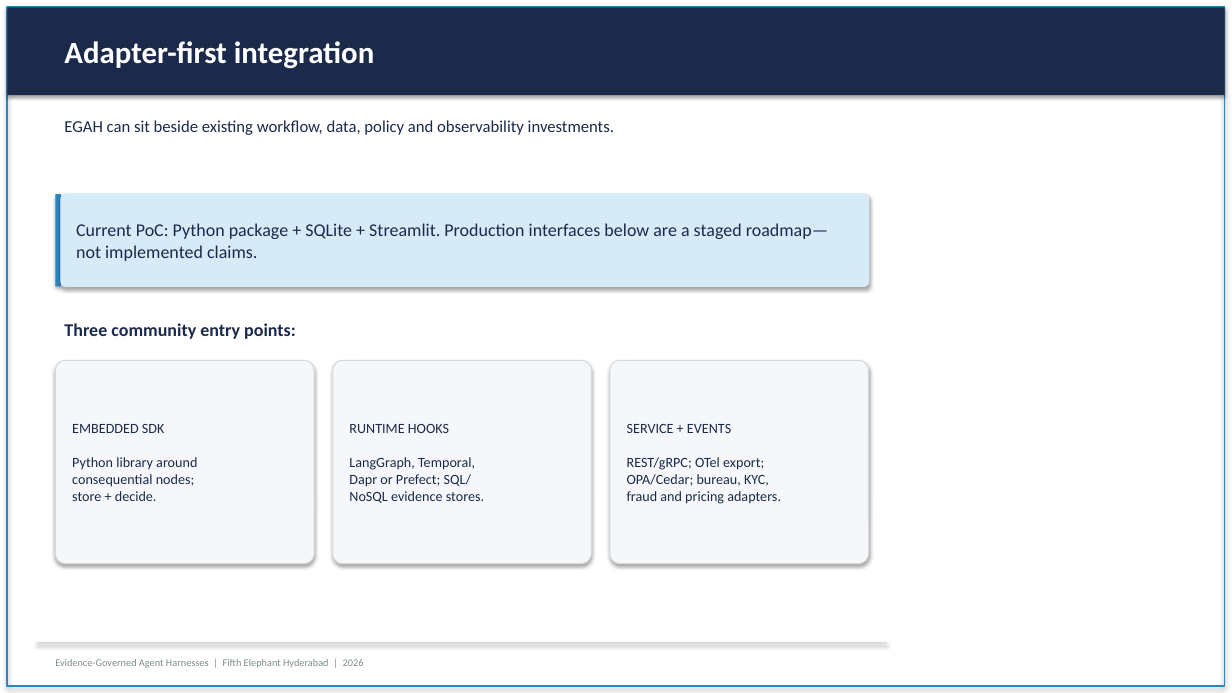
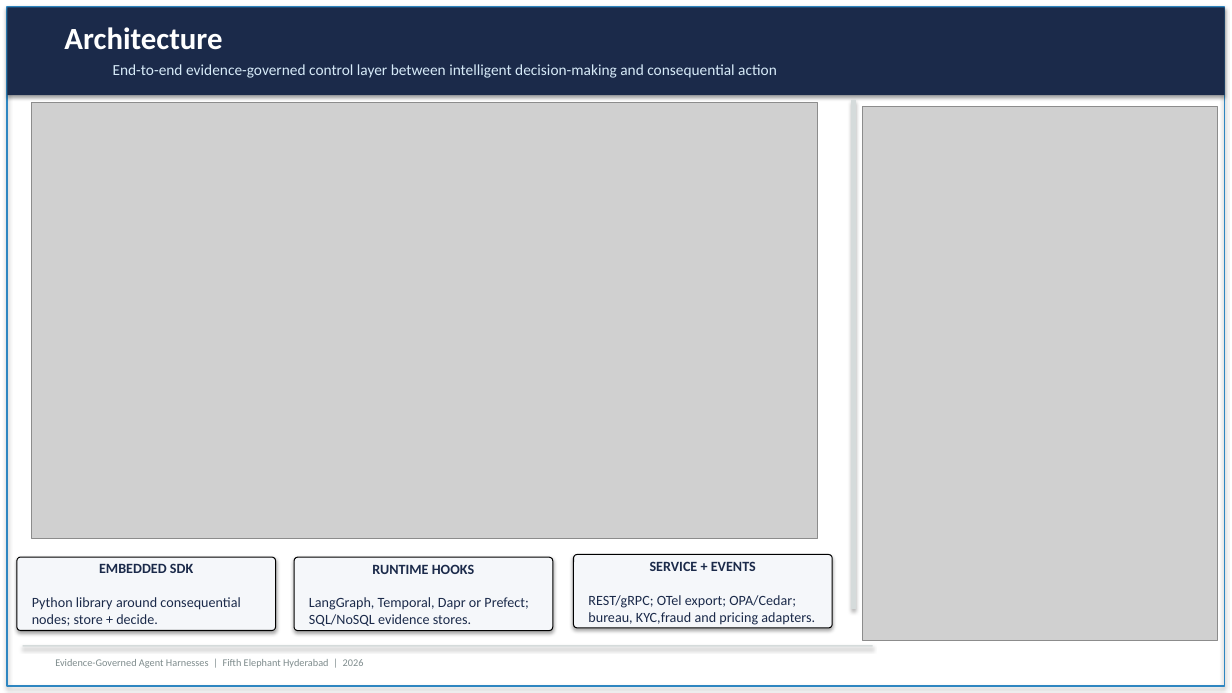
Before and after one commit to khshaik/agentic-systems, a slide deck: slide 5 of eagh/resources/documents/cfp/egah_fifth_elephant_cfp_v2.pptx (slide 12 before the commit). Drawn at 1232x693 pixels with LibreOffice and Linux fonts; fonts in the diff are those of the drawing; grey boxes stand for pictures. Boxes give left, top, right and bottom in pixels: in the first picture for what was removed or moved away, otherwise in the second. Text is boxed around its words. In the diff, an @@ line names an element or a change of style, - is before the commit and + after.

```diff
--- a/eagh/resources/documents/cfp/egah_fifth_elephant_cfp_v2.pptx
+++ b/eagh/resources/documents/cfp/egah_fifth_elephant_cfp_v2.pptx
@@ text added at (64,27,222,50), 24 pt, text #FFFFFF, bold @@
+Architecture
@@ text removed at (64,41,374,69) @@
-Adapter-first integration
@@ text added at (113,64,777,78), 12 pt, text #D6EAF8 @@
+End-to-end evidence-governed control layer between intelligent decision-making and consequential action
@@ picture added at (31,103,817,539) @@
@@ rectangle added at (851,100,856,609), fill #D5DBDB @@
@@ picture added at (863,106,1218,640) @@
@@ text removed at (64,120,614,135) @@
-EGAH can sit beside existing workflow, data, policy and observability investments.
@@ rectangle removed at (55,194,61,287) @@
@@ rounded rectangle removed at (61,194,869,287) @@
-Current PoC: Python package + SQLite + Streamlit. Production interfaces below are a staged roadmap—not implemented claims.
@@ text removed at (64,323,296,339) @@
-Three community entry points:
@@ rounded rectangle "EMBEDDED SDK": place and size @@
-rounded rectangle "EMBEDDED SDK" at (55,360,314,564)
+rounded rectangle "EMBEDDED SDK" at (17,557,275,630)
@@ text in rounded rectangle at (99,563,193,573): bold on in "EMBEDDED SDK"; alignment left to centre @@
@@ outline #D5DBDB 0.8 pt to #000000 0.8 pt in 3 elements at (574,555,833,628), (17,557,275,630), (294,557,553,630) @@
@@ rounded rectangle "RUNTIME HOOKS": place and size @@
-rounded rectangle "RUNTIME HOOKS" at (333,360,592,564)
+rounded rectangle "RUNTIME HOOKS" at (294,557,553,630)
@@ text in rounded rectangle at (372,564,474,574): bold on in "RUNTIME HOOKS"; alignment left to centre @@
@@ rounded rectangle "SERVICE + EVENTS": place and size @@
-rounded rectangle "SERVICE + EVENTS" at (610,360,869,564)
+rounded rectangle "SERVICE + EVENTS" at (574,555,833,628)
@@ text in rounded rectangle at (650,561,756,571): bold on in "SERVICE + EVENTS"; alignment left to centre @@
@@ text in rounded rectangle at (32,597,240,626): text changed @@
-Python library around
-consequential nodes;
-store + decide.
+Python library around consequential nodes; store + decide.
@@ text in rounded rectangle at (309,597,528,626): text changed @@
-LangGraph, Temporal,
-Dapr or Prefect; SQL/
-NoSQL evidence stores.
+LangGraph, Temporal, Dapr or Prefect; SQL/NoSQL evidence stores.
@@ text in rounded rectangle at (588,595,815,625): text changed @@
-REST/gRPC; OTel export;
-OPA/Cedar; bureau, KYC,
-fraud and pricing adapters.
+REST/gRPC; OTel export; OPA/Cedar; bureau, KYC,fraud and pricing adapters.
@@ rectangle: place and size @@
-rectangle at (37,642,887,644)
+rectangle at (23,645,873,647)
```
Also in this commit, not shown: 2 other slides changed, 5 slides added, 15 slides removed, 15 other files.
